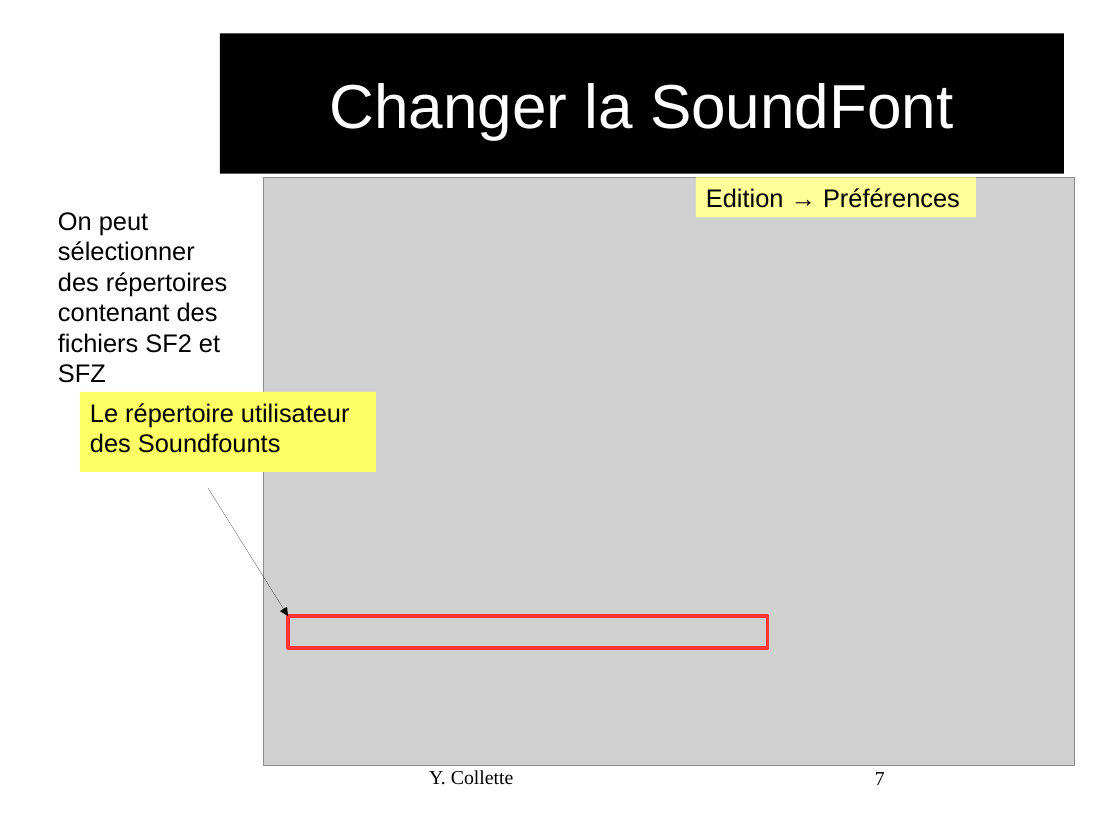
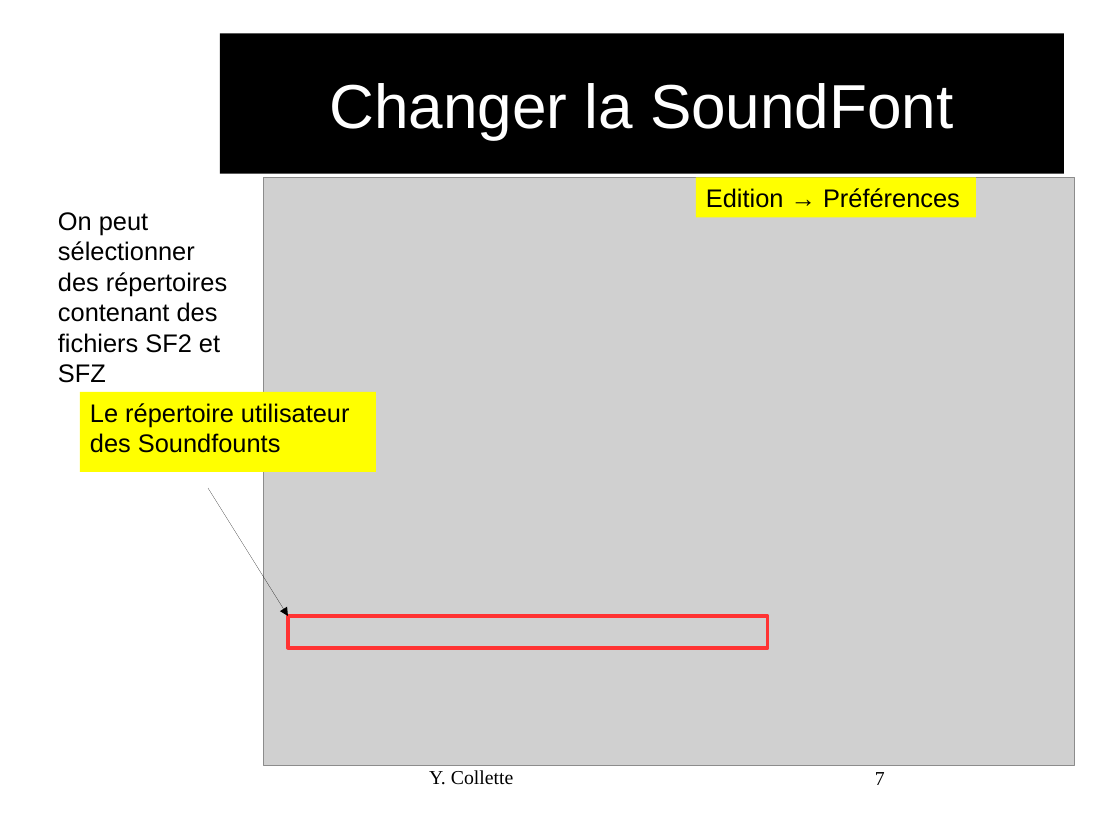
Before and after one commit to audinux/audinux.github.io, a slide deck: slide 7 of workshop/audio/MuseScore.odp. Drawn at 1120x840 pixels with LibreOffice and Linux fonts; fonts in the diff are those of the drawing; grey boxes stand for pictures; background and template pictures are left out. Boxes give left, top, right and bottom in pixels: in the first picture for what was removed or moved away, otherwise in the second. Text is boxed around its words. In the diff, an @@ line names an element or a change of style, - is before the commit and + after.

```diff
--- a/workshop/audio/MuseScore.odp
+++ b/workshop/audio/MuseScore.odp
@@ rectangle "Edition → Préférences" at (x1=696, y1=178, x2=977, y2=217): fill #FFFF99 to #FFFF00 @@
@@ rectangle "Le répertoire utilisateur des Soundfounts" at (x1=80, y1=392, x2=376, y2=473): fill #FFFF66 to #FFFF00 @@
```
Also in this commit, not shown: 9 other slides changed, 24 other files.
